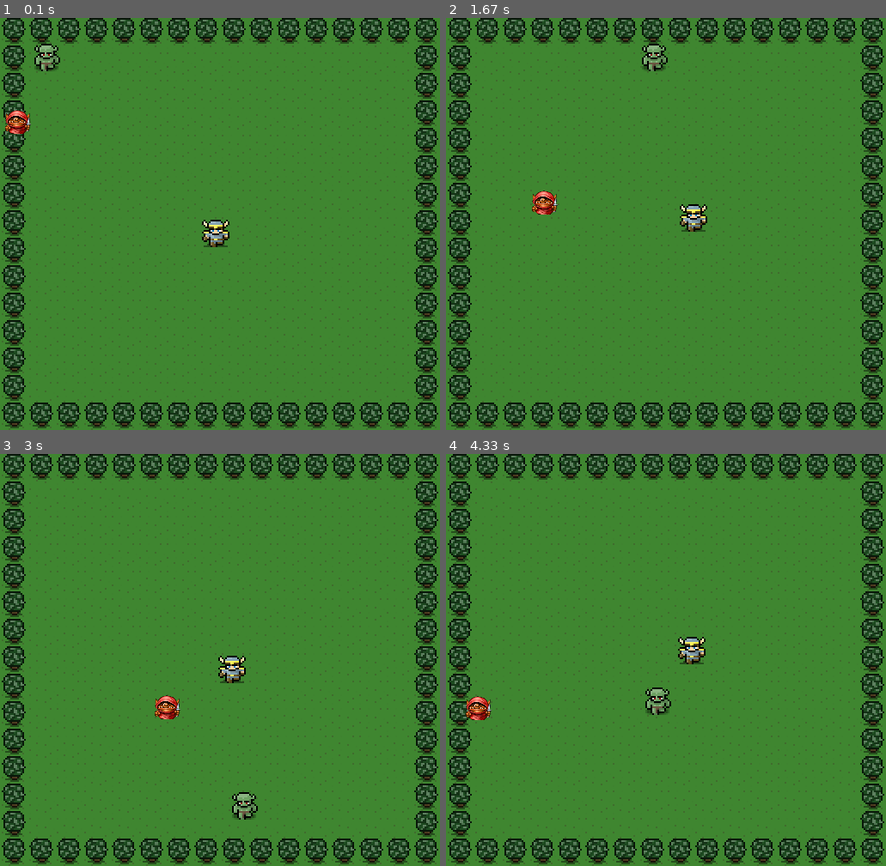
Above: before the commit, frames 1-4 (two rows, left to right).
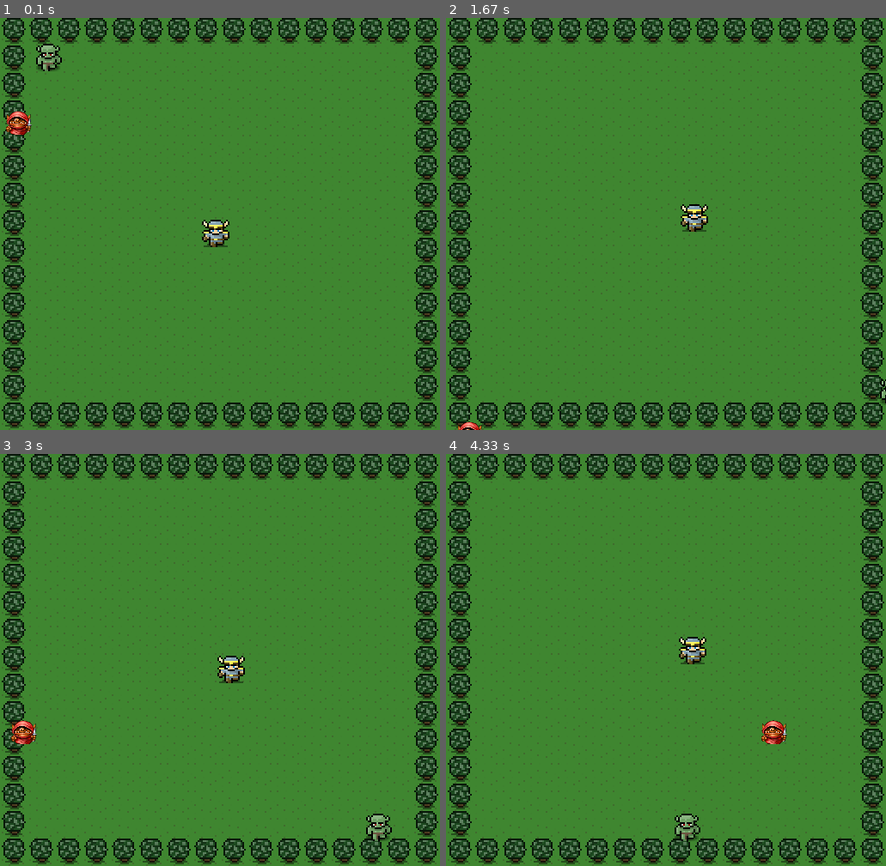
Above: after the commit, the same moments.

Repository: mtnzorro/digita_crafts_week3_python_pygame_monster_game
Game: pygame game, started from monster_game.py
Two runs of this game, one before a commit and one after it. Both use one fixed random seed, a clock stepped at 60 frames per second and the inputs below.
Inputs:
- Up to frame 1 (0.1 s): no input
- Up to frame 2 (1.67 s): tap Enter at 0.33 s; hold Right 0.67-1.13 s; hold Up 1.17-1.47 s; hold Right from 1.5 s (still down)
- Up to frame 3 (3 s): release Right at 1.97 s; hold Left 2-2.53 s; hold Down 2.57-2.87 s; hold Left from 2.9 s (still down)
- Up to frame 4 (4.33 s): release Left at 3.3 s; hold Up 3.33-3.7 s; hold Right from 3.73 s (still down)

The runs differ from the first frame. In frame 1, 0.4% of the frame differs, in the area x 1-15%, y 6-29%; in frame 2, 0.8%; in frame 3, 1.3%; in frame 4, 1.3%, in the area x 4-78%, y 44-94%.

Commit message:
Adds additional items to class (timing element for direction change to Enemy) Adds a game_over variable, distinguishing between one triggered by catching the monster and getting touched by the goblin

Diff:
--- a/monster_game.py
+++ b/monster_game.py
@@ -26,13 +26,13 @@
         if self.y < 0:
             self.y = height
 
-        #self.maybe_direction_change()
-
-    # def maybe_direction_change(self):
-    #     self.change_dir_counter -=1
-    #     if self.change_dir_counter <= 0:
-    #         self.change_dir_counter = 0
-    #         self.change_dir()
+        self.maybe_direction_change()
+
+    def maybe_direction_change(self):
+        self.change_dir_counter -=1
+        if self.change_dir_counter <= 0:
+            self.change_dir_counter = 120
+            self.change_dir()
 
     def change_dir(self):
         east_west = random.randint(1,2)
@@ -55,6 +55,10 @@
 
     def render(self, screen):
         screen.blit(self.img, (self.x, self.y))
+
+    def respawn(self, width, height):
+        self.x = random.randint(0, width)
+        self.y = random.randint(0, height)
 
 
 class Hero(object):
@@ -127,6 +131,7 @@
         self.img = pygame.image.load("images/monster.png").convert_alpha()
         self.change_dir_counter = 120
 
+
 class Goblin(Enemy):
     def __init__(self):
         self.x = 0#random.randint(30, 300)
@@ -154,7 +159,8 @@
     width = 512
     height = 480
     blue_color = (97, 159, 182)
-
+    game_over = False
+    goblin_win = False
 
     # initialize the pygame framework
     pygame.init()
@@ -207,6 +213,13 @@
 
             hero.move_event(event, KEY_UP, KEY_DOWN, KEY_LEFT, KEY_RIGHT)
 
+            if event.type == pygame.KEYDOWN:
+                if event.key == ENTER:
+                    game_over = False
+                    goblin_win = False
+                    monster.respawn(width, height)
+                    goblin.respawn(width, height)
+
             if event.type == pygame.QUIT:
                 # if they closed the window, set stop_game to True
                 # to exit the main loop
@@ -216,10 +229,18 @@
         #######################################
         # PUT LOGIC TO UPDATE GAME STATE HERE #
         #######################################
-        #monster.move()
-        #hero.move()
-        # fill background color
-        #screen.fill(blue_color)
+        monster.move(width,height)
+        hero.move(width, height)
+        goblin.move(width, height)
+
+        if not game_over and hero.contact(monster):
+            win_sound.play()
+            game_over = True
+
+        if not game_over and goblin.contact(hero):
+            lose_sound.play()
+            goblin_win = True
+            game_over = True
 
         ################################
         # PUT CUSTOM DISPLAY CODE HERE #
@@ -229,52 +250,69 @@
         screen.blit(bkgr_image, (0, 0))
 
         #renders hero image
+
+
         hero.render(screen)
+        if game_over:
+            if goblin_win == True:
+                font = pygame.font.Font(None, 25)
+                text = font.render('THE GOBLIN GOT YOU!!! Hit ENTER to play again!', True, (0, 0, 0))
+                screen.blit(text, (80, 230))
+            else:
+                font = pygame.font.Font(None, 25)
+                text = font.render('Hit ENTER to play again!', True, (0, 0, 0))
+                screen.blit(text, (150, 230))
+
+        else:
+             monster.render(screen)
+             goblin.render(screen)
 
 
         # update the canvas display with the currently drawn frame
 
-        if hero.contact(monster):
-            win_sound.play()
-            font = pygame.font.Font(None, 25)
-            text = font.render('Hit ENTER to play again!', True, (0, 0, 0))
-            screen.blit(text, (150, 230))
-            for event in pygame.event.get():
-                if event.type == pygame.KEYDOWN:
-                    if event.key == ENTER:
-                        #hero.contact = False
-                        main()
-            pygame.display.update()
-        elif goblin.contact(hero):
-            lose_sound.play()
-            font = pygame.font.Font(None, 25)
-            text = font.render('THE GOBLIN GOT YOU!!! Hit ENTER to play again!', True, (0, 0, 0))
-            screen.blit(text, (80, 230))
-            for event in pygame.event.get():
-                if event.type == pygame.KEYDOWN:
-                    if event.key == ENTER:
-                        main()
-            pygame.display.update()
-        else:
-            monster.render(screen)
-            goblin.render(screen)
-            monster.move(width, height)
-            hero.move(width, height)
-            goblin.move(width,height)
-            pygame.display.update()
+        # if hero.contact(monster):
+            # win_sound.play()
+            # font = pygame.font.Font(None, 25)
+            # text = font.render('Hit ENTER to play again!', True, (0, 0, 0))
+            # screen.blit(text, (150, 230))
+            # for event in pygame.event.get():
+            #     if event.type == pygame.KEYDOWN:
+            #         if event.key == ENTER:
+            #             #hero.contact = False
+            #             main()
+            # pygame.display.update()
+            # goblin.contact(hero):
+            # lose_sound.play()
+            # font = pygame.font.Font(None, 25)
+            # text = font.render('THE GOBLIN GOT YOU!!! Hit ENTER to play again!', True, (0, 0, 0))
+            # screen.blit(text, (80, 230))
+        #     for event in pygame.event.get():
+        #         # if event.type == pygame.KEYDOWN:
+        #         #     if event.key == ENTER:
+        #         #         #game_over = False
+        #         #         #monster.respawn()
+        #     #             main()
+        #     # pygame.display.update()
+        # else:
+        #     monster.render(screen)
+        #     goblin.render(screen)
+        #     monster.move(width, height)
+        #     hero.move(width, height)
+        #     goblin.move(width,height)
+        pygame.display.update()
 
 
 
         # tick the clock to enforce a max framerate
         clock.tick(60)
-        change_dir_counter_monst -= 1
-        change_dir_counter_gob -= 1
-        if change_dir_counter_monst <= 0:
-            monster.change_dir()
-            change_dir_counter_monst = 120
-        if change_dir_counter_gob <= 0:
-            goblin.change_dir()
-            change_dir_counter_gob = 120
+        # change_dir_counter_monst -= 1
+        # change_dir_counter_gob -= 1
+        # if change_dir_counter_monst <= 0:
+        #     monster.change_dir()
+        #     change_dir_counter_monst = 120
+        # if change_dir_counter_gob <= 0:
+        #     goblin.change_dir()
+        #     change_dir_counter_gob = 120
 
 
 
